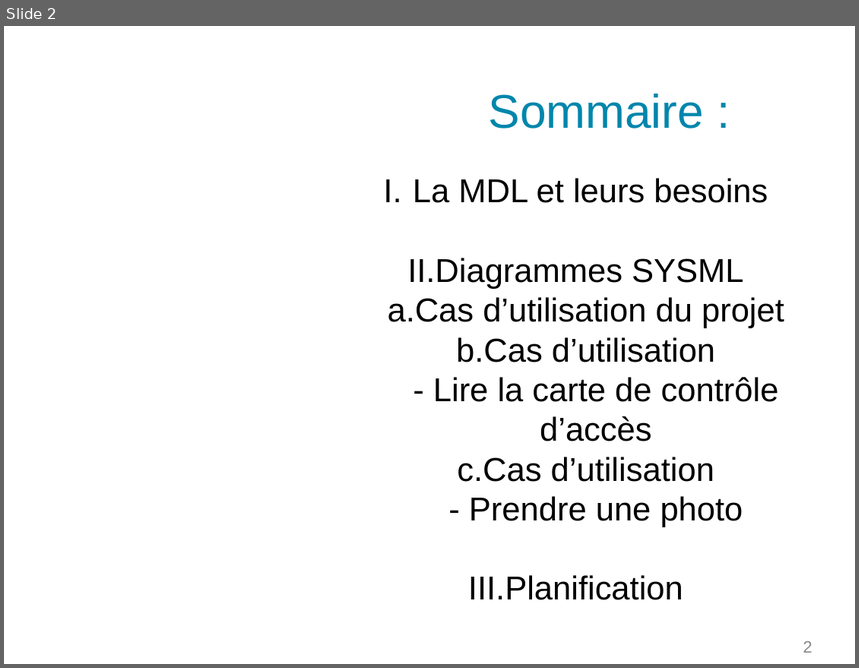
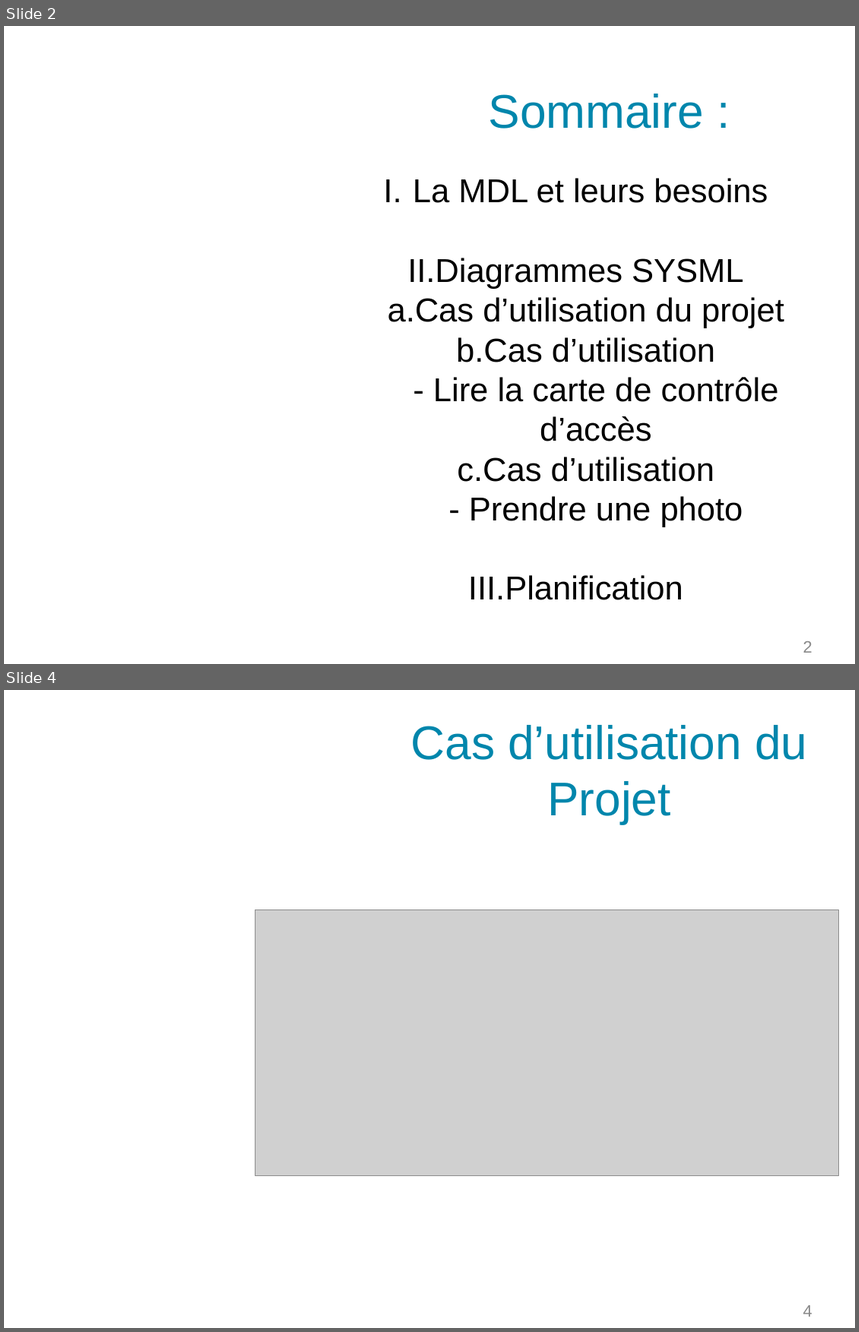
Before and after one commit to PinaudLucas/Projet, a slide deck: Lucas/Revue_commun.odp. Shown one above the other, each under a label of ours: slide 2 before the commit, slides 2 and 4 after it; the slides between them are not shown. The pictures are 859x668 and 859x1332 pixels, drawn with LibreOffice and Linux fonts; fonts in the diff are those of the drawing; grey boxes stand for pictures; background and template pictures are left out. Boxes give left, top, right and bottom in pixels: in the first picture for what was removed or moved away, otherwise in the second. Text is boxed around its words. In the diff, an @@ line names an element or a change of style, - is before the commit and + after.

```diff
--- a/Lucas/Revue_commun.odp
+++ b/Lucas/Revue_commun.odp
@@ slide 4 added at box(4, 690, 855, 1328), background picture (left out) @@
@@ title added at box(411, 725, 807, 825), 40 pt, text #0086AC @@
+Cas d’utilisation du Projet
@@ picture added at box(255, 910, 839, 1176) @@
@@ page number added at box(804, 1306, 813, 1317), 14 pt, text #898989 @@
+4
```
Also in this commit, not shown: 1 slide changed, 2 other slides added, 3 slides removed, 1 other file.
